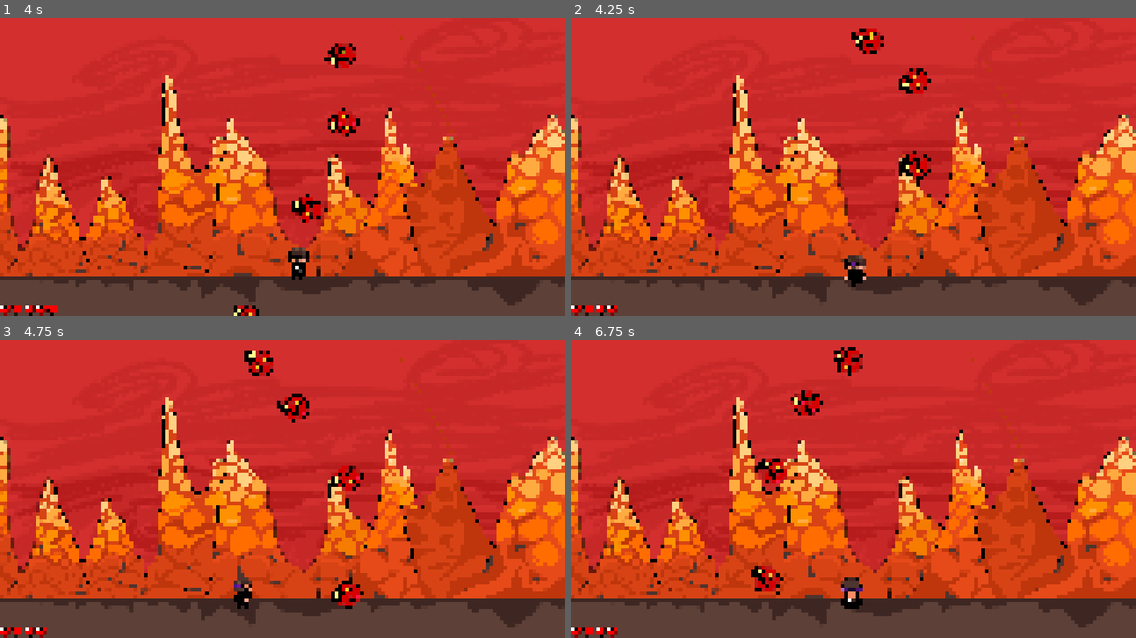
Above: before the commit, frames 1-4 (two rows, left to right).
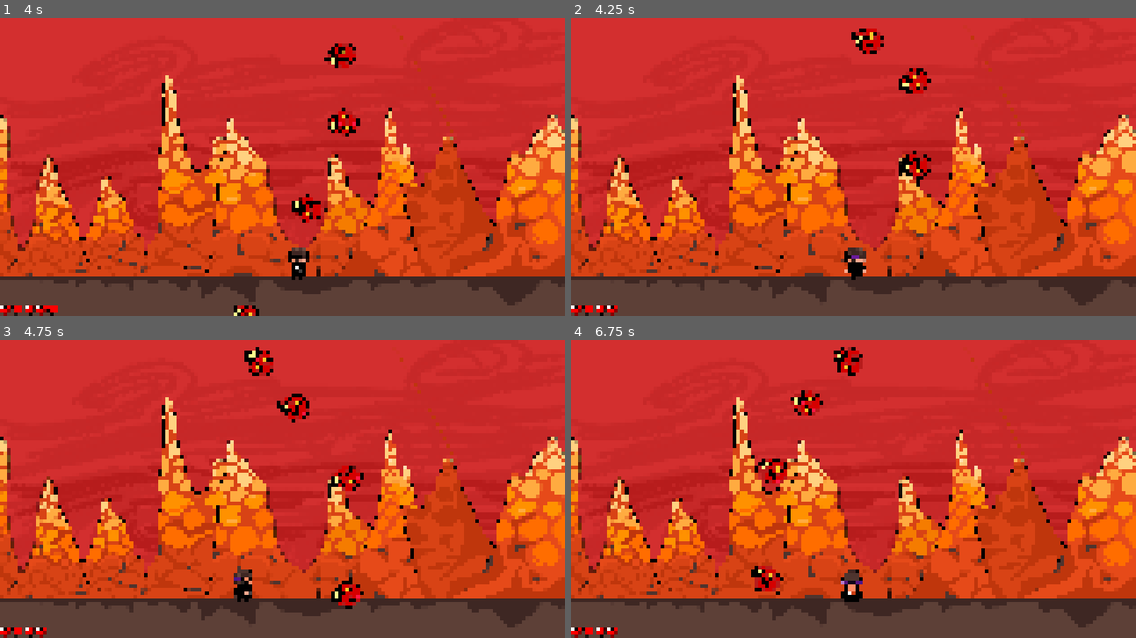
Above: after the commit, the same moments.

Repository: MuriloZF/ggj26
Game: Godot game, scene res://boss_fight.tscn
Two runs of this game, one before a commit and one after it. Both use one fixed random seed, a clock stepped at 60 frames per second and the inputs below. This scene is started directly instead of the project's main scene.
Inputs (mouse positions are in pixels of both pictures, inside the frame that each line leads up to):
- Up to frame 1 (4 s): move the mouse to (406, 152) at 0.52 s; hold D (right) 0.53-1.28 s; click (406, 152) at 0.6 s; move the mouse to (169, 181) at 1.27 s; hold S (down) 1.28-2.03 s; click (169, 181) at 1.35 s; move the mouse to (339, 101) at 2.02 s; hold D (right) 2.03-2.78 s; click (339, 101) at 2.1 s; move the mouse to (254, 226) at 2.77 s; hold W (up) 2.78-3.53 s; click (254, 226) at 2.85 s; move the mouse to (452, 211) at 3.52 s; hold A (left) from 3.53 s (still down); click (452, 211) at 3.6 s
- Up to frame 2 (4.25 s): keep holding A (left)
- Up to frame 3 (4.75 s): keep holding A (left); move the mouse to (113, 444) at 4.27 s; click (113, 444) at 4.35 s
- Up to frame 4 (6.75 s): move the mouse to (881, 489) at 5.02 s; release A (left) at 5.03 s; hold S (down) 5.03-5.78 s; click (881, 489) at 5.1 s; move the mouse to (768, 414) at 5.77 s; hold D (right) 5.78-6.53 s; click (768, 414) at 5.85 s; move the mouse to (977, 474) at 6.52 s; hold W (up) from 6.53 s (still down); click (977, 474) at 6.6 s

Frame 1 is identical in both runs. In frame 2, 0.3% of the frame differs, in the area x 48-53%, y 77-91%; in frame 3, 0.3%; in frame 4, 0.6%, in the area x 33-52%, y 2-91%.

Commit message:
Fixed some bugs

Diff:
--- a/boss_fight.gd
+++ b/boss_fight.gd
@@ -1,6 +1,7 @@
 extends Node
 @export var maskScene : PackedScene = preload("res://mask.tscn")
 @onready var player: CharacterBody2D = $player
+var playerStartPosition = 1526
 
 enum difficult{
 	easy,
@@ -40,14 +41,18 @@
 	$fightTimer.start()
 	$maskTimer.start()
 
+func _process(delta):
+	if $player.position.y != playerStartPosition:
+		$player.position.y = playerStartPosition
+
 func setDifficult():
 	if GameState.wins < 2:
 		difficultLevel = difficult.easy
-	elif GameState.wins <= 2:
+	elif GameState.wins == 2:
 		difficultLevel = difficult.medium
-	elif GameState.wins <= 3:
+	elif GameState.wins == 3:
 		difficultLevel = difficult.hard
-	elif GameState.wins >= 4:
+	elif GameState.wins == 4:
 		difficultLevel = difficult.very_hard
 	else:
 		difficultLevel = difficult.ultra_very_hard
--- /dev/null
+++ b/credits.gd
@@ -0,0 +1,5 @@
+extends Node
+
+
+func _on_timer_timeout() -> void:
+	get_tree().change_scene_to_file("res://menu.tscn")
--- a/credits.tscn
+++ b/credits.tscn
@@ -1,10 +1,19 @@
-[gd_scene load_steps=2 format=3 uid="uid://cmj24d63bfg5l"]
+[gd_scene load_steps=3 format=3 uid="uid://cmj24d63bfg5l"]
 
+[ext_resource type="Script" uid="uid://dh18is8y3b0eh" path="res://credits.gd" id="1_c1t8d"]
 [ext_resource type="Texture2D" uid="uid://55hhkk3x3yyb" path="res://Sprites/credits.jpeg" id="1_nm7lk"]
 
 [node name="Credits" type="Node"]
+script = ExtResource("1_c1t8d")
 
 [node name="credits" type="TextureRect" parent="."]
 offset_right = 4080.0
 offset_bottom = 2128.0
 texture = ExtResource("1_nm7lk")
+
+[node name="timer" type="Timer" parent="."]
+wait_time = 5.0
+one_shot = true
+autostart = true
+
+[connection signal="timeout" from="timer" to="." method="_on_timer_timeout"]
--- /dev/null
+++ b/game_over.tscn
@@ -0,0 +1,30 @@
+[gd_scene load_steps=2 format=3 uid="uid://c76y50n6bvb3w"]
+
+[ext_resource type="Script" uid="uid://dn6bo6j770lvc" path="res://node.gd" id="1_y26ei"]
+
+[node name="gameOver" type="Node"]
+script = ExtResource("1_y26ei")
+
+[node name="Timer" type="Timer" parent="."]
+wait_time = 3.0
+one_shot = true
+autostart = true
+
+[node name="ColorRect" type="ColorRect" parent="."]
+offset_right = 4152.0
+offset_bottom = 2152.0
+color = Color(0, 0, 0, 1)
+metadata/_edit_lock_ = true
+
+[node name="Label" type="Label" parent="."]
+offset_left = 8.0
+offset_top = 16.0
+offset_right = 4136.0
+offset_bottom = 2144.0
+theme_override_font_sizes/font_size = 500
+text = "GAME OVER"
+horizontal_alignment = 1
+vertical_alignment = 1
+autowrap_mode = 2
+
+[connection signal="timeout" from="Timer" to="." method="_on_timer_timeout"]
--- /dev/null
+++ b/node.gd
@@ -0,0 +1,5 @@
+extends Node
+
+
+func _on_timer_timeout() -> void:
+	get_tree().change_scene_to_file("res://menu.tscn")
--- a/novo-projeto-de-jogo/icon.svg
+++ /dev/null
@@ -1 +0,0 @@
-<svg xmlns="http://www.w3.org/2000/svg" width="128" height="128"><rect width="124" height="124" x="2" y="2" fill="#363d52" stroke="#212532" stroke-width="4" rx="14"/><g fill="#fff" transform="translate(12.322 12.322)scale(.101)"><path d="M105 673v33q407 354 814 0v-33z"/><path fill="#478cbf" d="m105 673 152 14q12 1 15 14l4 67 132 10 8-61q2-11 15-15h162q13 4 15 15l8 61 132-10 4-67q3-13 15-14l152-14V427q30-39 56-81-35-59-83-108-43 20-82 47-40-37-88-64 7-51 8-102-59-28-123-42-26 43-46 89-49-7-98 0-20-46-46-89-64 14-123 42 1 51 8 102-48 27-88 64-39-27-82-47-48 49-83 108 26 42 56 81zm0 33v39c0 276 813 276 814 0v-39l-134 12-5 69q-2 10-14 13l-162 11q-12 0-16-11l-10-65H446l-10 65q-4 11-16 11l-162-11q-12-3-14-13l-5-69z"/><path d="M483 600c0 34 58 34 58 0v-86c0-34-58-34-58 0z"/><circle cx="725" cy="526" r="90"/><circle cx="299" cy="526" r="90"/></g><g fill="#414042" transform="translate(12.322 12.322)scale(.101)"><circle cx="307" cy="532" r="60"/><circle cx="717" cy="532" r="60"/></g></svg>
--- a/novo-projeto-de-jogo/project.godot
+++ /dev/null
@@ -1,24 +0,0 @@
-; Engine configuration file.
-; It's best edited using the editor UI and not directly,
-; since the parameters that go here are not all obvious.
-;
-; Format:
-;   [section] ; section goes between []
-;   param=value ; assign values to parameters
-
-config_version=5
-
-[application]
-
-config/name="Novo Projeto de Jogo"
-config/features=PackedStringArray("4.6", "Mobile")
-config/icon="res://icon.svg"
-
-[physics]
-
-3d/physics_engine="Jolt Physics"
-
-[rendering]
-
-rendering_device/driver.windows="d3d12"
-renderer/rendering_method="mobile"
--- a/player.gd
+++ b/player.gd
@@ -71,9 +71,10 @@
 
 func _on_mask_mask_hit() -> void:
 	health -= 1
-	velocity.y += 10
 	if health <= 0:
-		queue_free()
+		hide()
+		GameState.wins = 0
+		$death.start()
 	$healthCanvas/heartContainer.takeDamage(health)
 
 func _on_npc_hit() -> void:
@@ -82,8 +83,11 @@
 
 func _on_hannya_hit_hannya() -> void:
 	health -= 1
-	velocity.y += 10
 	if health <= 0:
-		queue_free()
+		hide()
+		$death.start()
 	$hit.play()
 	$healthCanvas/heartContainer.takeDamage(health)
+
+func _on_death_timeout() -> void:
+	get_tree().change_scene_to_file("res://game_over.tscn")
--- a/player.tscn
+++ b/player.tscn
@@ -123,3 +123,9 @@
 playback_type = 1
 
 [node name="hit" type="AudioStreamPlayer2D" parent="."]
+
+[node name="death" type="Timer" parent="."]
+wait_time = 0.5
+one_shot = true
+
+[connection signal="timeout" from="death" to="." method="_on_death_timeout"]
Not shown, added: credits.gd.uid
Not shown, added: export_presets.cfg
Not shown, added: node.gd.uid
Not shown, removed: novo-projeto-de-jogo/icon.svg.import
Not shown, removed: novo-projeto-de-jogo/.editorconfig
Not shown, removed: novo-projeto-de-jogo/.gitattributes
Not shown, removed: novo-projeto-de-jogo/.gitignore
